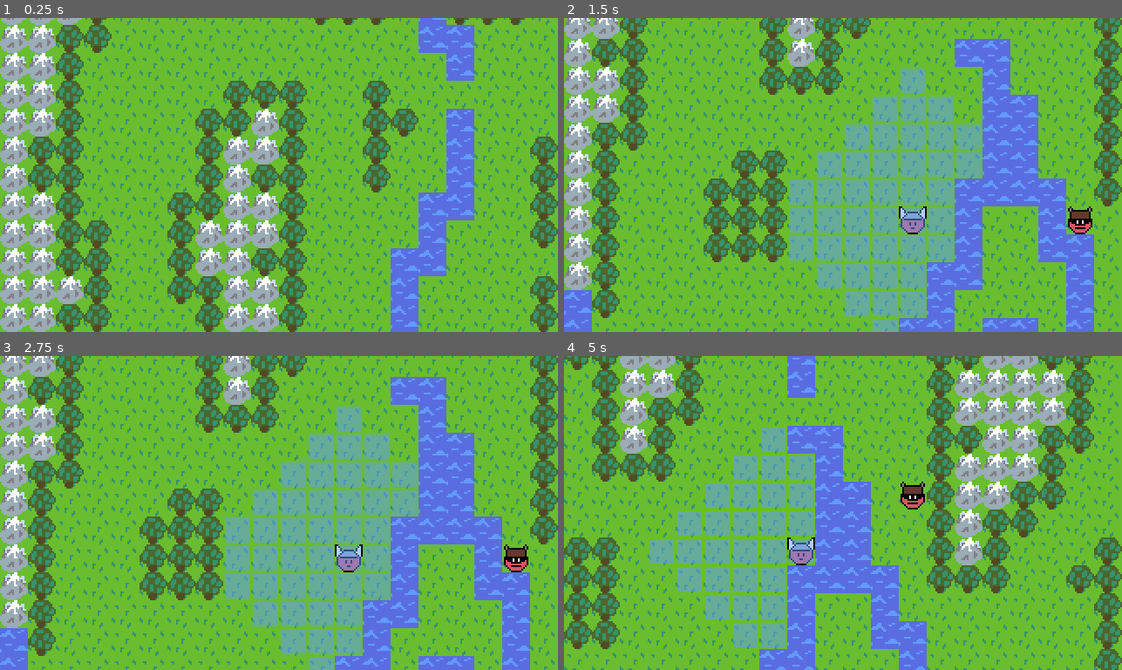
Above: before the commit, frames 1-4 (two rows, left to right).
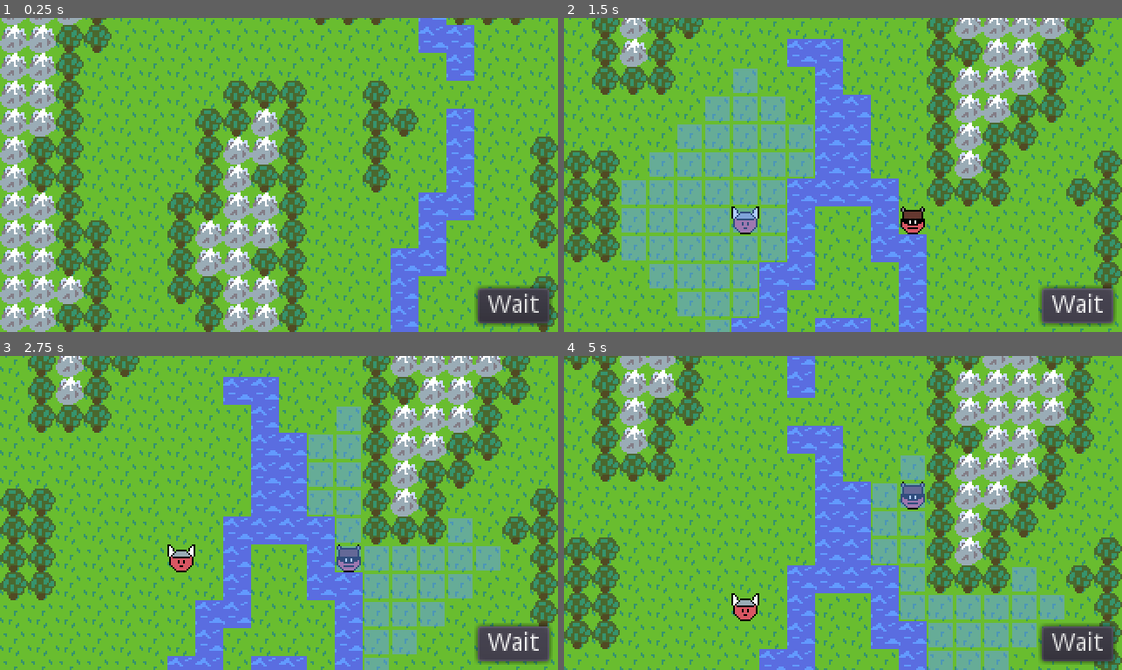
Above: after the commit, the same moments.

Repository: AaronWizard/LegendsOfMajesticSteel
Game: Godot game, scene res://src/game/Game.tscn
Two runs of this game, one before a commit and one after it. Both use one fixed random seed, a clock stepped at 60 frames per second and the inputs below.
Inputs (mouse positions are in pixels of both pictures, inside the frame that each line leads up to):
- Up to frame 1 (0.25 s): no input
- Up to frame 2 (1.5 s): click (1077, 306) at 0.5 s, where only the run after the commit has a clickable "Wait"; click (1077, 306) at 1.25 s, where only the run after the commit has a clickable "Wait"
- Up to frame 3 (2.75 s): click (513, 644) at 2 s, where only the run after the commit has a clickable "Wait"
- Up to frame 4 (5 s): move the mouse to (965, 497) at 2.77 s; press the mouse at (965, 497) at 2.78 s; move the mouse to (731, 528) at 3.52 s; release the mouse at (731, 528) at 3.53 s; click (731, 528) at 3.6 s; tap Enter at 4.25 s; move the mouse to (898, 443) at 4.27 s; press the mouse at (898, 443) at 4.28 s

The runs differ from the first frame. In frame 1, 1.7% of the frame differs, in the area x 85-100%, y 85-99%; in frame 2, 64%, in the area x 0-100%, y 0-100%; in frame 3, 52%; in frame 4, 19%.

Commit message:
Battle GUI with buttons. Wait button. Player turn only ends on wait.

Diff:
--- a/project.godot
+++ b/project.godot
@@ -18,6 +18,11 @@
 "class": "Actor",
 "language": "GDScript",
 "path": "res://src/actors/Actor.gd"
+}, {
+"base": "CanvasLayer",
+"class": "BattleGUI",
+"language": "GDScript",
+"path": "res://src/game/BattleGUI.gd"
 }, {
 "base": "Node",
 "class": "BattleStats",
@@ -87,6 +92,7 @@
 _global_script_class_icons={
 "Action": "",
 "Actor": "",
+"BattleGUI": "",
 "BattleStats": "",
 "BreadthFirstSearch": "",
 "Controller": "",
--- a/src/actors/BattleStats.gd
+++ b/src/actors/BattleStats.gd
@@ -1,13 +1,62 @@
 class_name BattleStats
 extends Node
 
+var finished := false
 var walk_cells := []
 
+onready var _walk_grid := AStar2D.new()
 
-func find_paths() -> void:
+
+func start_turn() -> void:
+	finished = false
+
 	var map: Map = _get_actor().map as Map
 	walk_cells = BreadthFirstSearch.find_move_range(_get_actor(), map)
+	_build_walk_grid()
+
+
+func get_walk_path(cell_to: Vector2) -> Array:
+	var result := []
+
+	var end_point := _walk_path_point(cell_to)
+	if end_point > -1:
+		var start_cell := _get_actor().cell
+		var start_point := _walk_path_point(start_cell)
+		assert(start_point > -1)
+
+		result = _walk_grid.get_point_path(start_point, end_point)
+		result.pop_front() # Remove starting cell
+
+	return result
 
 
 func _get_actor() -> Actor:
 	return owner as Actor
+
+
+func _build_walk_grid() -> void:
+	_walk_grid.clear()
+	for c in walk_cells:
+		var cell: Vector2 = c
+		_walk_grid.add_point(
+			_walk_grid.get_available_point_id(),
+			cell
+		)
+	for p in _walk_grid.get_points():
+		var point: int = p
+		var cell := _walk_grid.get_point_position(point)
+		for d in Directions.ALL_DIRECTIONS:
+			var dir: Vector2 = d
+			var adj_cell := dir + cell
+
+			var adj_point := _walk_path_point(adj_cell)
+			if (adj_point > -1) \
+					and not _walk_grid.are_points_connected(point, adj_point):
+				_walk_grid.connect_points(point, adj_point)
+
+
+func _walk_path_point(cell: Vector2) -> int:
+	var result := _walk_grid.get_closest_point(cell)
+	if (result == -1) or (_walk_grid.get_point_position(result) != cell):
+		result = -1
+	return result
--- a/src/ai/Controller.gd
+++ b/src/ai/Controller.gd
@@ -25,6 +25,16 @@
 	return get_actor().battle_stats
 
 
+# warning-ignore:unused_argument
+func connect_to_gui(gui: BattleGUI) -> void:
+	print("Controller: Must implement connect_to_gui()")
+
+
+# warning-ignore:unused_argument
+func disconnect_from_gui(gui: BattleGUI) -> void:
+	print("Controller: Must implement disconnect_from_gui()")
+
+
 func determine_action() -> void:
 	print("Controller: Must implement determine_action()")
 	emit_signal("determined_action", null)
--- a/src/ai/Player.gd
+++ b/src/ai/Player.gd
@@ -13,30 +13,25 @@
 	if event.is_action_pressed("click"):
 		var target_cell := get_map().get_mouse_cell()
 
-		if _can_walk_to_cell(target_cell):
-			var path := []
-
-			var c := Vector2(get_actor().cell)
-			if c == target_cell:
-				path.append(c)
-			else:
-				while c != target_cell:
-					if c.x < target_cell.x:
-						c.x += 1
-					elif c.x > target_cell.x:
-						c.x -= 1
-					elif c.y < target_cell.y:
-						c.y += 1
-					elif c.y > target_cell.y:
-						c.y -= 1
-					path.append(Vector2(c))
-
+		var path := get_battle_stats().get_walk_path(target_cell)
+		if path.size() > 0:
 			var action := MoveAction.new()
 			action.actor = get_actor()
 			action.map = get_map()
 			action.path = path
 
 			emit_signal("_input_processed", action)
+
+
+func connect_to_gui(gui: BattleGUI) -> void:
+	gui.buttons_visible = true
+	# warning-ignore:return_value_discarded
+	gui.connect("wait_pressed", self, "_wait_clicked")
+
+
+func disconnect_from_gui(gui: BattleGUI) -> void:
+	gui.buttons_visible = false
+	gui.disconnect("wait_pressed", self, "_wait_clicked")
 
 
 func determine_action() -> void:
@@ -46,8 +41,6 @@
 	emit_signal("determined_action", action)
 
 
-func _can_walk_to_cell(cell: Vector2) -> bool:
-	var result := (cell != get_actor().cell) \
-			and (cell in get_battle_stats().walk_cells)
-
-	return result
+func _wait_clicked() -> void:
+	get_battle_stats().finished = true
+	emit_signal("_input_processed", null)
--- /dev/null
+++ b/src/game/BattleGUI.gd
@@ -0,0 +1,16 @@
+class_name BattleGUI
+extends CanvasLayer
+
+signal wait_pressed
+
+var buttons_visible := false setget set_buttons_visible
+
+onready var _all_buttons: Control = get_node("Buttons")
+
+
+func set_buttons_visible(value: bool) -> void:
+	_all_buttons.visible = value
+
+
+func _on_Wait_pressed() -> void:
+	emit_signal("wait_pressed")
--- /dev/null
+++ b/src/game/BattleGUI.tscn
@@ -0,0 +1,29 @@
+[gd_scene load_steps=2 format=2]
+
+[ext_resource path="res://src/game/BattleGUI.gd" type="Script" id=1]
+
+[node name="BattleGUI" type="CanvasLayer"]
+script = ExtResource( 1 )
+
+[node name="Buttons" type="Control" parent="."]
+anchor_right = 1.0
+anchor_bottom = 1.0
+mouse_filter = 2
+__meta__ = {
+"_edit_use_anchors_": false
+}
+
+[node name="Wait" type="Button" parent="Buttons"]
+anchor_left = 1.0
+anchor_top = 1.0
+anchor_right = 1.0
+anchor_bottom = 1.0
+margin_left = -45.6465
+margin_top = -24.9035
+margin_right = -4.64648
+margin_bottom = -4.90347
+text = "Wait"
+__meta__ = {
+"_edit_use_anchors_": false
+}
+[connection signal="pressed" from="Buttons/Wait" to="." method="_on_Wait_pressed"]
--- a/src/game/Game.gd
+++ b/src/game/Game.gd
@@ -6,13 +6,14 @@
 onready var _map_highlights: MapHighlights = get_node("MapHighlights")
 onready var _camera: GameCamera = get_node("GameCamera")
 onready var _turn_manager: TurnManager = get_node("TurnManager")
+onready var _gui: BattleGUI = get_node("BattleGUI")
 
 
 func _ready() -> void:
 	if start_map_file:
 		load_map(start_map_file)
 
-	_turn_manager.start(get_current_map())
+	_turn_manager.start(get_current_map(), _gui)
 
 
 func get_current_map() -> Map:
--- a/src/game/Game.tscn
+++ b/src/game/Game.tscn
@@ -1,12 +1,11 @@
-[gd_scene load_steps=6 format=2]
+[gd_scene load_steps=7 format=2]
 
 [ext_resource path="res://src/game/Game.gd" type="Script" id=1]
 [ext_resource path="res://src/game/GameCamera.tscn" type="PackedScene" id=2]
 [ext_resource path="res://src/maps/maps/PrototypeMap.tscn" type="PackedScene" id=3]
 [ext_resource path="res://src/maps/MapHighlights.tscn" type="PackedScene" id=4]
 [ext_resource path="res://src/game/TurnManager.gd" type="Script" id=5]
-
-
+[ext_resource path="res://src/game/BattleGUI.tscn" type="PackedScene" id=6]
 
 [node name="Game" type="Node"]
 script = ExtResource( 1 )
@@ -21,7 +20,7 @@
 [node name="TurnManager" type="Node" parent="."]
 script = ExtResource( 5 )
 
-[node name="GUI" type="CanvasLayer" parent="."]
+[node name="BattleGUI" parent="." instance=ExtResource( 6 )]
 [connection signal="cleared_map_highlights" from="TurnManager" to="." method="_on_TurnManager_cleared_map_highlights"]
 [connection signal="followed_actor" from="TurnManager" to="." method="_on_TurnManager_followed_actor"]
 [connection signal="set_movement_range" from="TurnManager" to="." method="_on_TurnManager_set_movement_range"]
--- a/src/game/TurnManager.gd
+++ b/src/game/TurnManager.gd
@@ -10,7 +10,7 @@
 var _current_index := 0
 
 
-func start(map: Map) -> void:
+func start(map: Map, gui: BattleGUI) -> void:
 	var actors := map.get_actors()
 
 	running = true
@@ -19,22 +19,23 @@
 	while running:
 		var actor := actors[_current_index] as Actor
 		var controller := actor.controller as Controller
+		var battle_stats := actor.battle_stats as BattleStats
+
 		if controller:
-			_do_pathfinding(actor)
+			battle_stats.start_turn()
+			controller.connect_to_gui(gui)
 
 			emit_signal("followed_actor", actor)
+			emit_signal("set_movement_range", battle_stats.walk_cells)
 
-			controller.determine_action()
-			var action: Action = yield(controller, "determined_action")
+			while not battle_stats.finished:
+				controller.determine_action()
+				var action: Action = yield(controller, "determined_action")
+				if action:
+					action.start()
+					yield(action, "finished")
+
 			emit_signal("cleared_map_highlights")
-			if action:
-				action.start()
-				yield(action, "finished")
+			controller.disconnect_from_gui(gui)
 
 		_current_index = (_current_index + 1) % actors.size()
-
-
-func _do_pathfinding(actor: Actor) -> void:
-	var battle_stats := actor.battle_stats as BattleStats
-	battle_stats.find_paths()
-	emit_signal("set_movement_range", battle_stats.walk_cells)
